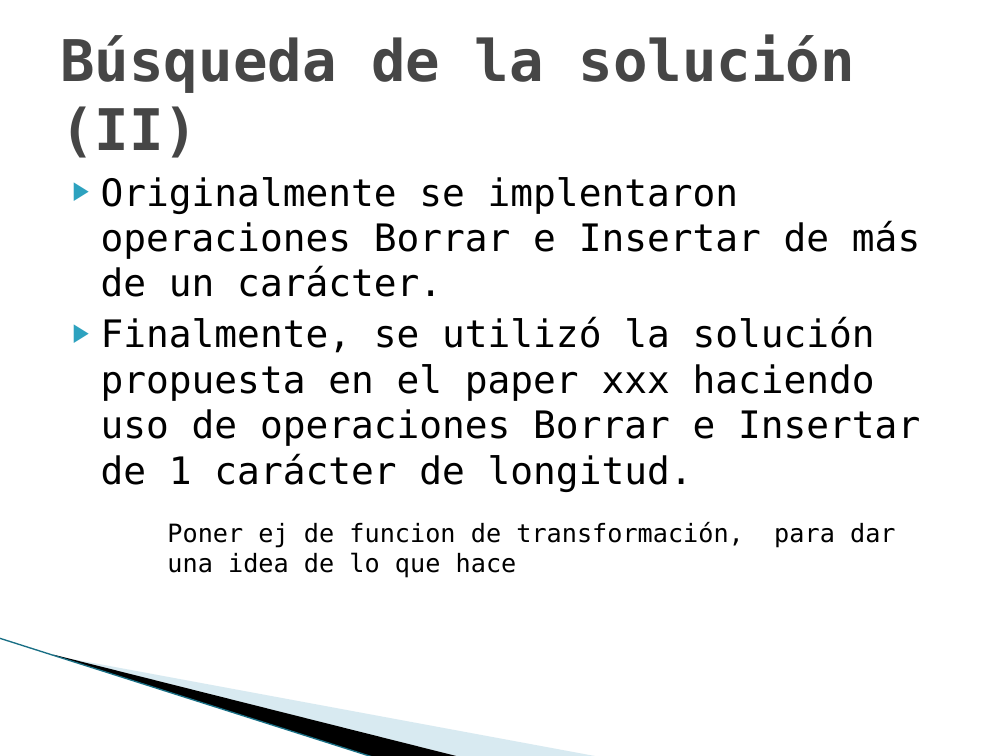
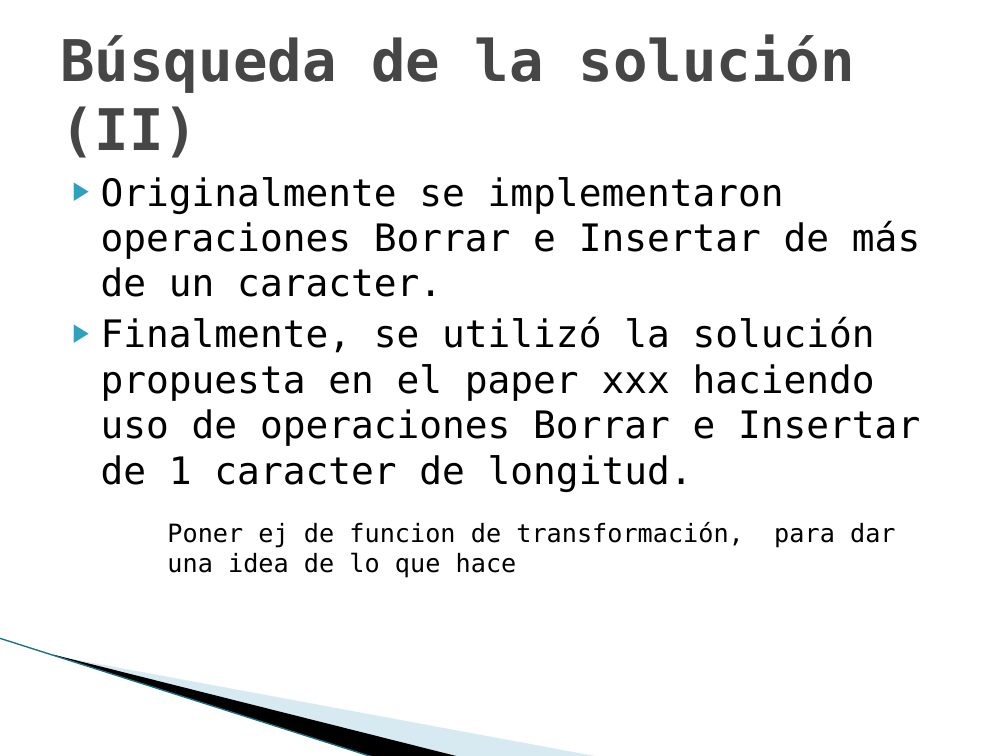
Before and after one commit to maurociancio/parallel-editor, a slide deck: slide 8 of doc/presentacion/presentacion.pptx. Drawn at 1008x756 pixels with LibreOffice and Linux fonts; fonts in the diff are those of the drawing; background and template pictures are left out. Boxes give left, top, right and bottom in pixels: in the first picture for what was removed or moved away, otherwise in the second. Text is boxed around its words. In the diff, an @@ line names an element or a change of style, - is before the commit and + after.

```diff
--- a/doc/presentacion/presentacion.pptx
+++ b/doc/presentacion/presentacion.pptx
@@ text at bbox=[101, 177, 920, 492]: text changed @@
-▶ Originalmente se implentaron operaciones Borrar e Insertar de más de un carácter.
-▶ Finalmente, se utilizó la solución propuesta en el paper xxx haciendo uso de operaciones Borrar e Insertar de 1 carácter de longitud.
+▶ Originalmente se implementaron operaciones Borrar e Insertar de más de un caracter.
+▶ Finalmente, se utilizó la solución propuesta en el paper xxx haciendo uso de operaciones Borrar e Insertar de 1 caracter de longitud.
```
Also in this commit, not shown: 1 other slide changed.
